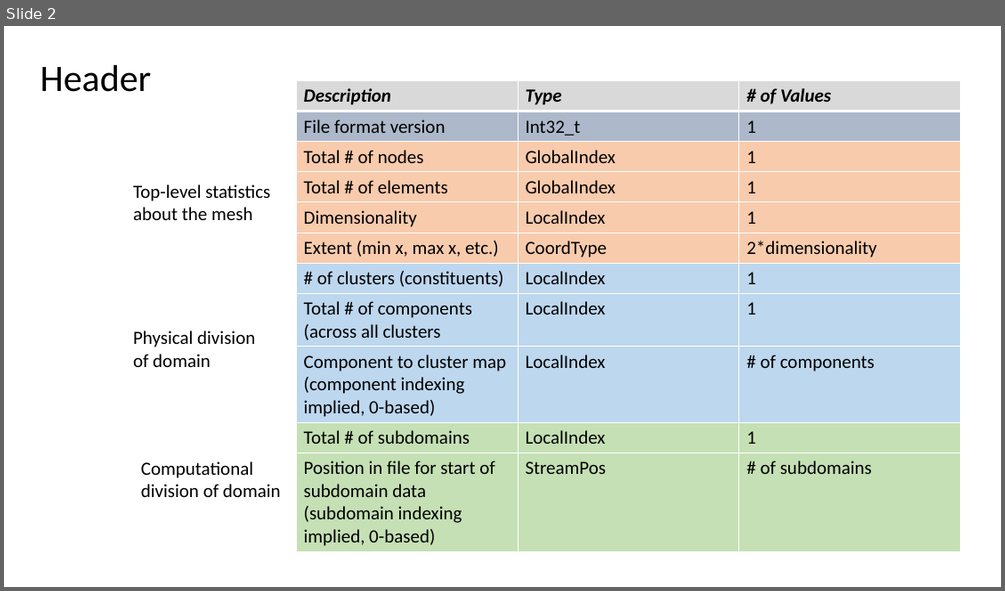
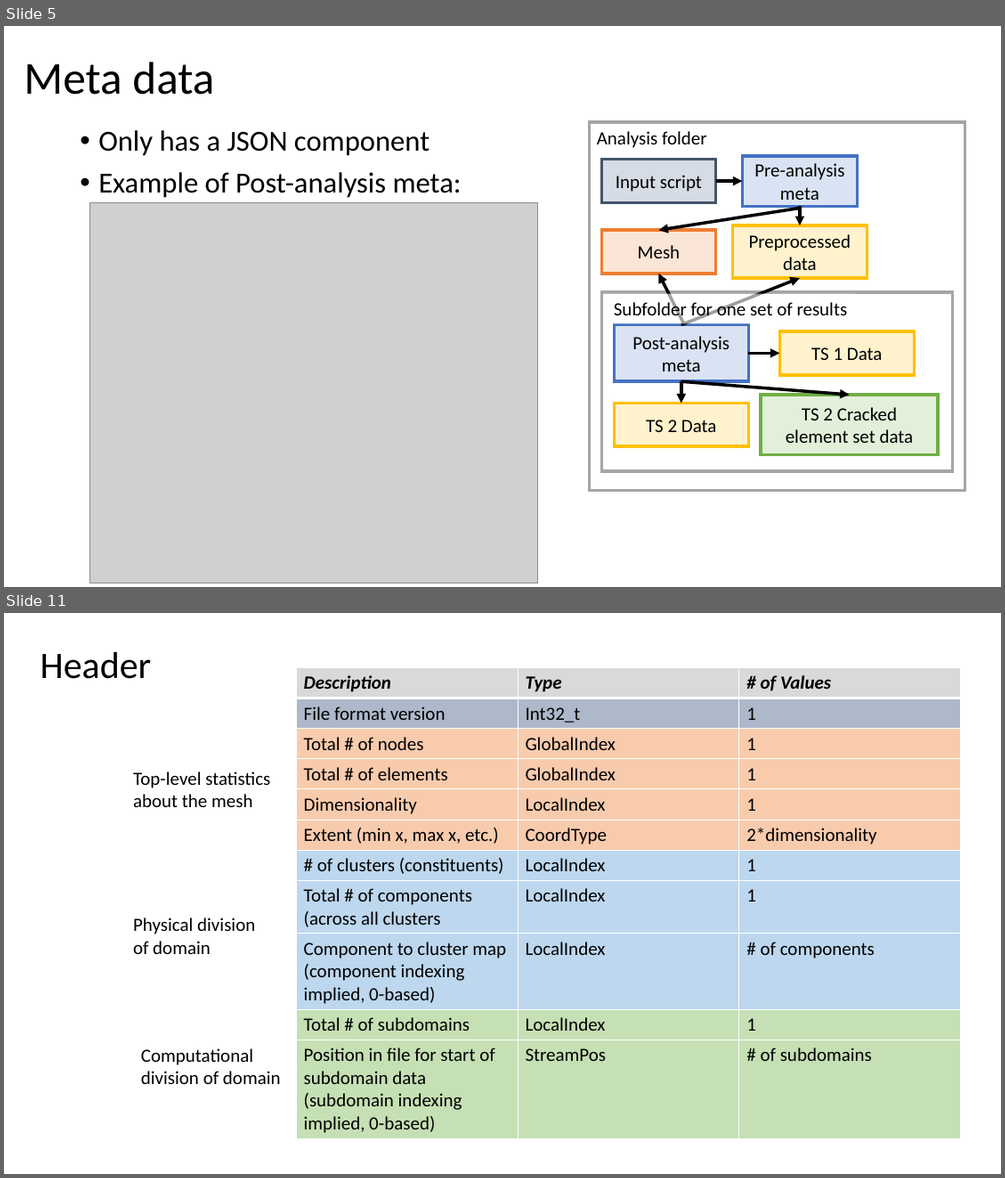
Before and after one commit to afrl/sheff-fea-io, a slide deck: docs/FormatSpecification.pptx. Shown one above the other, each under a label of ours: slide 2 before the commit, slides 5 and 11 after it; the slides between them are not shown. The pictures are 1005x591 and 1005x1178 pixels, drawn with LibreOffice and Linux fonts; fonts in the diff are those of the drawing; grey boxes stand for pictures. Boxes give left, top, right and bottom in pixels: in the first picture for what was removed or moved away, otherwise in the second. Text is boxed around its words. In the diff, an @@ line names an element or a change of style, - is before the commit and + after.

```diff
--- a/docs/FormatSpecification.pptx
+++ b/docs/FormatSpecification.pptx
@@ slide 5 added at bbox=[4, 26, 1001, 587], background #FFFFFF @@
@@ title added at bbox=[24, 62, 214, 95], 44 pt, text #000000 @@
+Meta data
@@ text added at bbox=[98, 130, 461, 198], 28 pt, text #000000 @@
+• Only has a JSON component
+• Example of Post-analysis meta:
@@ rectangle added at bbox=[590, 122, 966, 491], fill #FFFFFF, outline #A5A5A5 3 pt, 18 pt, text #000000 @@
+Analysis folder
@@ rectangle added at bbox=[742, 156, 858, 206], fill #DAE3F3, outline #4472C4 3 pt, 18 pt, text #000000 @@
+Pre-analysis meta
@@ rectangle added at bbox=[601, 160, 715, 202], fill #D6DCE5, outline #44546A 3 pt, 18 pt, text #000000 @@
+Input script
@@ arrow added from (716, 181) to (742, 181), #000000 3 pt @@
@@ picture added at bbox=[90, 202, 537, 582] @@
@@ arrow added from (800, 208) to (659, 230), #000000 3 pt @@
@@ arrow added from (800, 206) to (800, 225), #000000 3 pt @@
@@ rectangle added at bbox=[601, 230, 715, 273], fill #FBE5D6, outline #ED7D31 3 pt, 18 pt, text #000000 @@
+Mesh
@@ rectangle added at bbox=[732, 225, 867, 278], fill #FFF2CC, outline #FFC000 3 pt, 18 pt, text #000000 @@
+Preprocessed data
@@ rectangle added at bbox=[601, 292, 952, 471], fill #FFFFFF, outline #A5A5A5 3 pt @@
@@ arrow added from (685, 325) to (659, 273), #000000 3 pt @@
@@ arrow added from (681, 325) to (800, 278), #000000 3 pt @@
@@ rectangle added at bbox=[603, 294, 855, 323], fill #FFFFFF at 62% opacity, 18 pt, text #000000 @@
+Subfolder for one set of results
@@ rectangle added at bbox=[615, 325, 749, 382], fill #DAE3F3, outline #4472C4 3 pt, 18 pt, text #000000 @@
+Post-analysis meta
@@ rectangle added at bbox=[779, 331, 914, 375], fill #FFF2CC, outline #FFC000 3 pt, 18 pt, text #000000 @@
+TS 1 Data
@@ arrow added from (749, 353) to (779, 353), #000000 3 pt @@
@@ arrow added from (681, 381) to (681, 402), #000000 3 pt @@
@@ arrow added from (681, 381) to (850, 394), #000000 3 pt @@
@@ rectangle added at bbox=[760, 394, 938, 454], fill #E2F0D9, outline #70AD47 3 pt, 18 pt, text #000000 @@
+TS 2 Cracked element set data
@@ rectangle added at bbox=[615, 402, 749, 446], fill #FFF2CC, outline #FFC000 3 pt, 18 pt, text #000000 @@
+TS 2 Data
@@ what was slide 2 is now slide 11 @@
```
Also in this commit, not shown: 8 other slides added, 3 other files.
